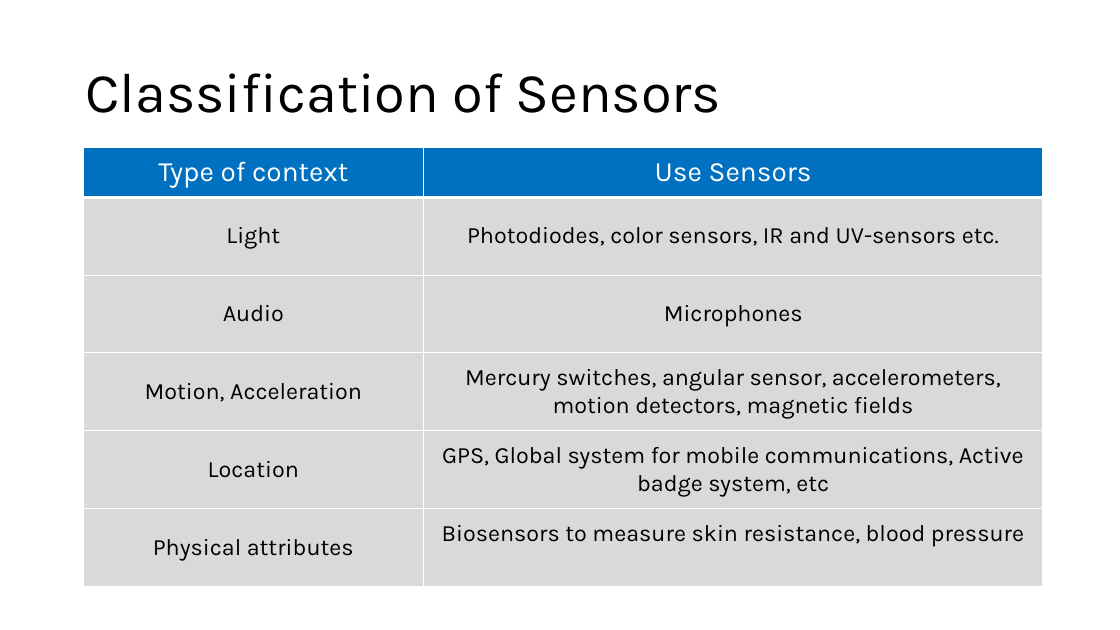
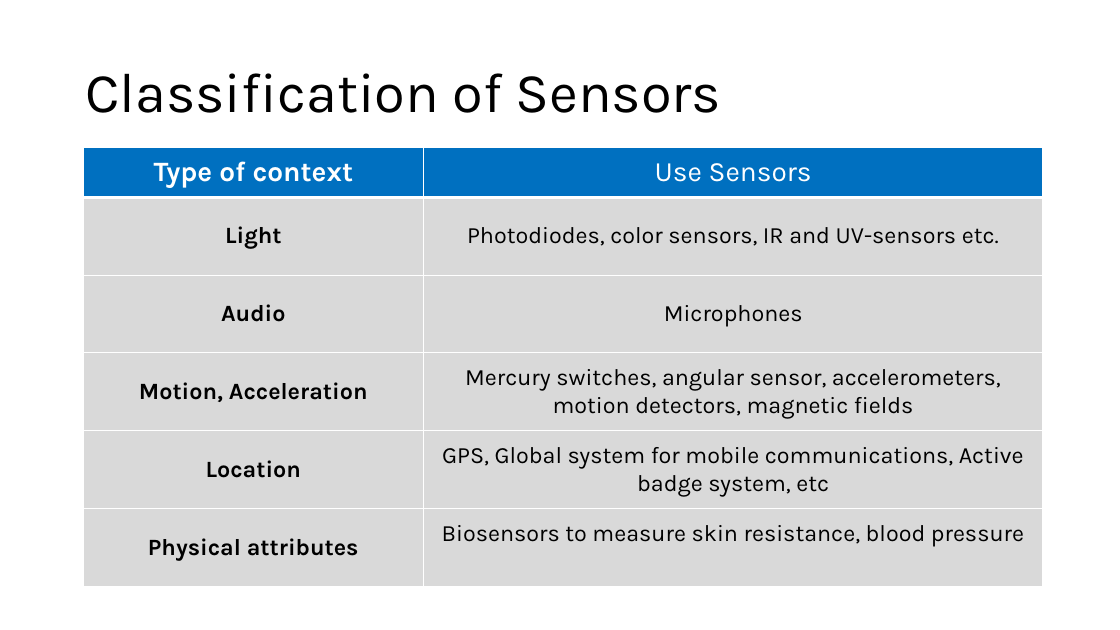
Before and after one commit to microsoft/AcademicContent, a slide deck: slide 16 of Complimentary Course Content/Module6/Lessons/Module6_Lesson1 What is Iot Lecture.pptx. Drawn at 1120x630 pixels with LibreOffice and Linux fonts; fonts in the diff are those of the drawing. Boxes give left, top, right and bottom in pixels: in the first picture for what was removed or moved away, otherwise in the second. Text is boxed around its words. In the diff, an @@ line names an element or a change of style, - is before the commit and + after.

```diff
--- a/Complimentary Course Content/Module6/Lessons/Module6_Lesson1 What is Iot Lecture.pptx
+++ b/Complimentary Course Content/Module6/Lessons/Module6_Lesson1 What is Iot Lecture.pptx
@@ table at (83,148,1043,586) @@
@@ bold on in "Type of context", "Light", "Audio", "Motion, Acceleration" and 2 more places @@
```
Also in this commit, not shown: 3 other slides changed, 5 other files.
